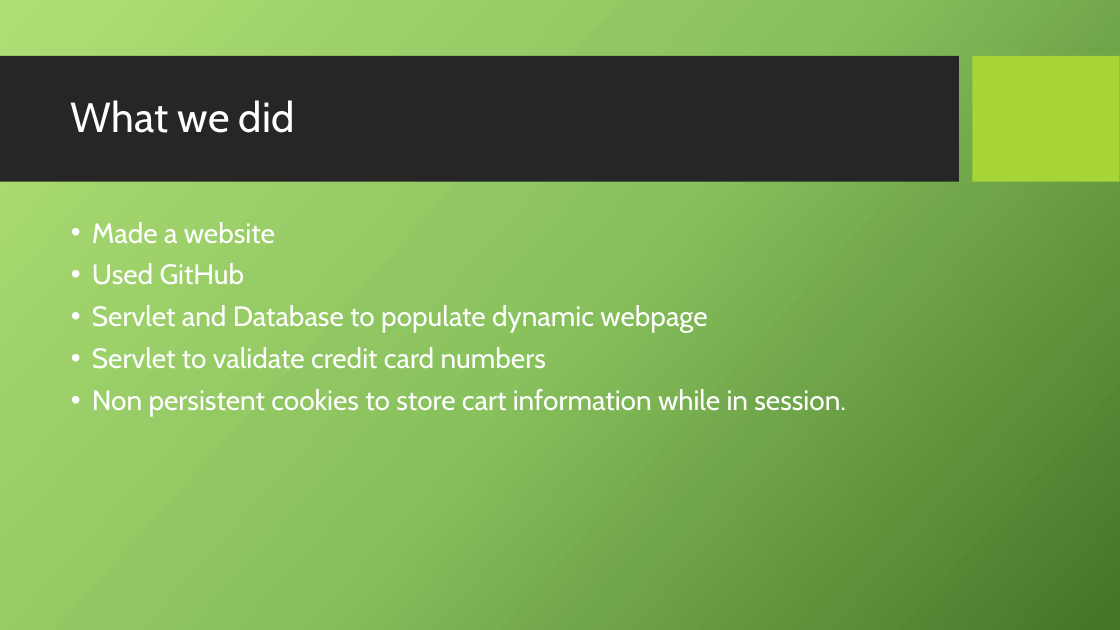
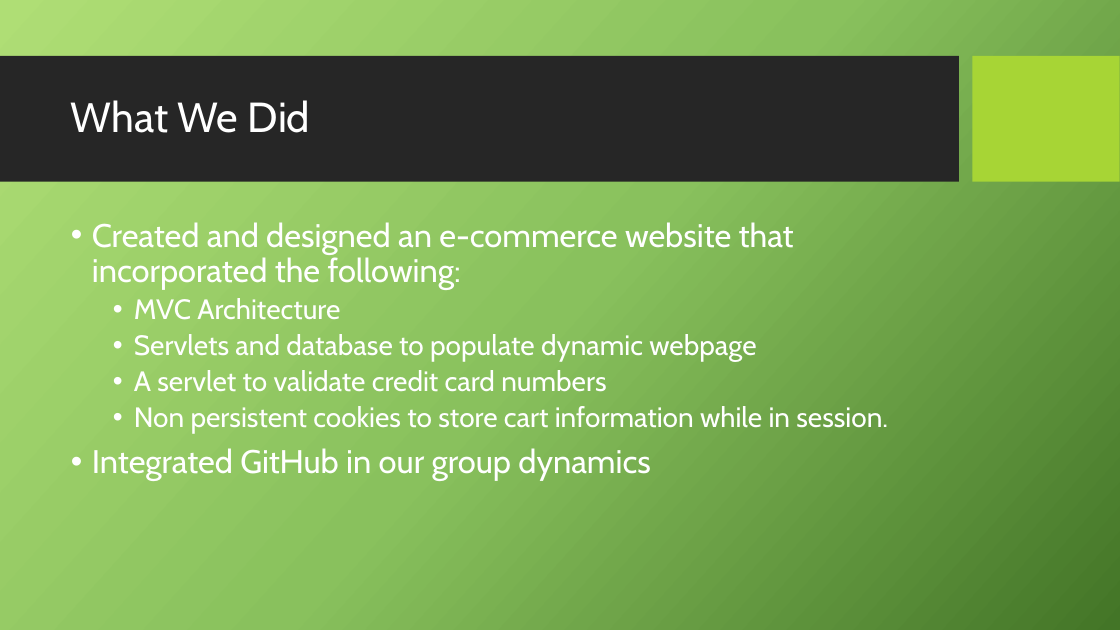
Before and after one commit to aaronbroughton/411GroupProject, a slide deck: slide 2 of Documentation/FAAR.pptx. Drawn at 1120x630 pixels with LibreOffice and Linux fonts; fonts in the diff are those of the drawing; background and template pictures are left out. Boxes give left, top, right and bottom in pixels: in the first picture for what was removed or moved away, otherwise in the second. Text is boxed around its words. In the diff, an @@ line names an element or a change of style, - is before the commit and + after.

Commit message:
Update to Powerpoint - Still unfinished
Still need touchups for What was easy, and what was hard.

```diff
--- a/Documentation/FAAR.pptx
+++ b/Documentation/FAAR.pptx
@@ title at (71, 100, 310, 133): text changed @@
-What we did
+What We Did
@@ text at (92, 222, 794, 392): text changed @@
-• Made a website
-• Used GitHub
-• Servlet and Database to populate dynamic webpage
-• Servlet to validate credit card numbers
+• Created and designed an e-commerce website that incorporated the following:
+  • MVC Architecture
+  • Servlets and database to populate dynamic webpage
+  • A servlet to validate credit card numbers
@@ text at (134, 406, 888, 434): list level 1 to 2 in "Non persistent cookies to store ..." @@
@@ text at (92, 448, 650, 481): paragraph added @@
+• Integrated GitHub in our group dynamics
```
Also in this commit, not shown: 1 other slide changed, 1 slide added, 1 slide removed.
